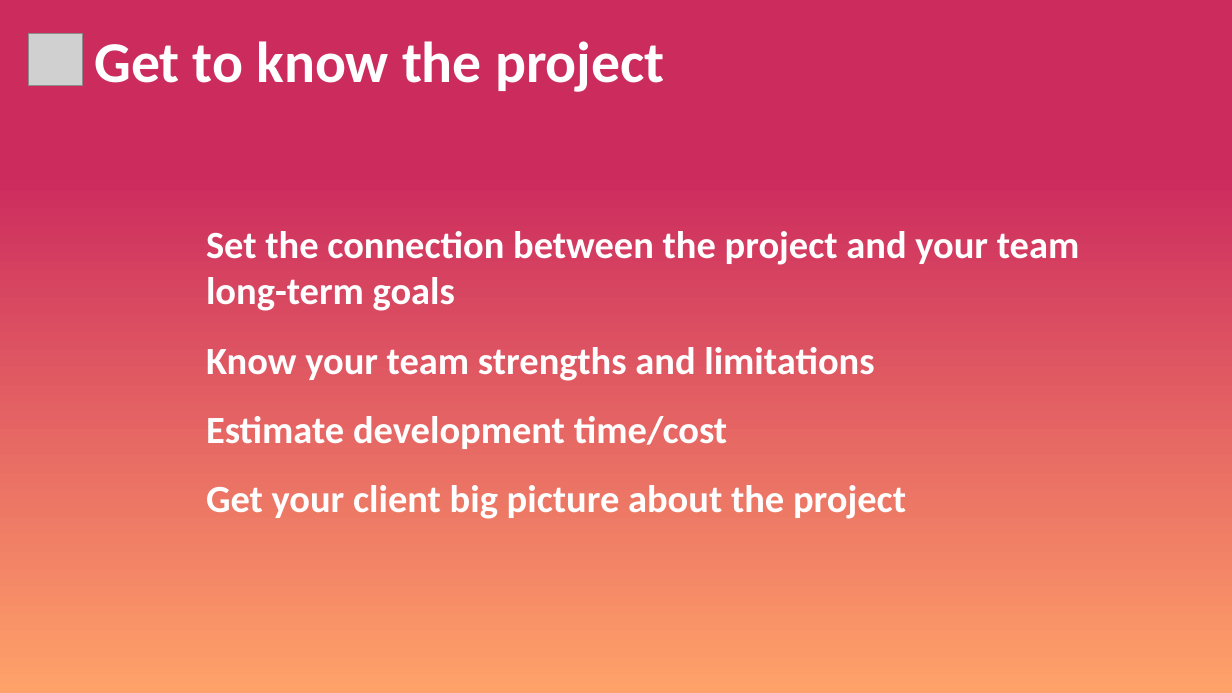
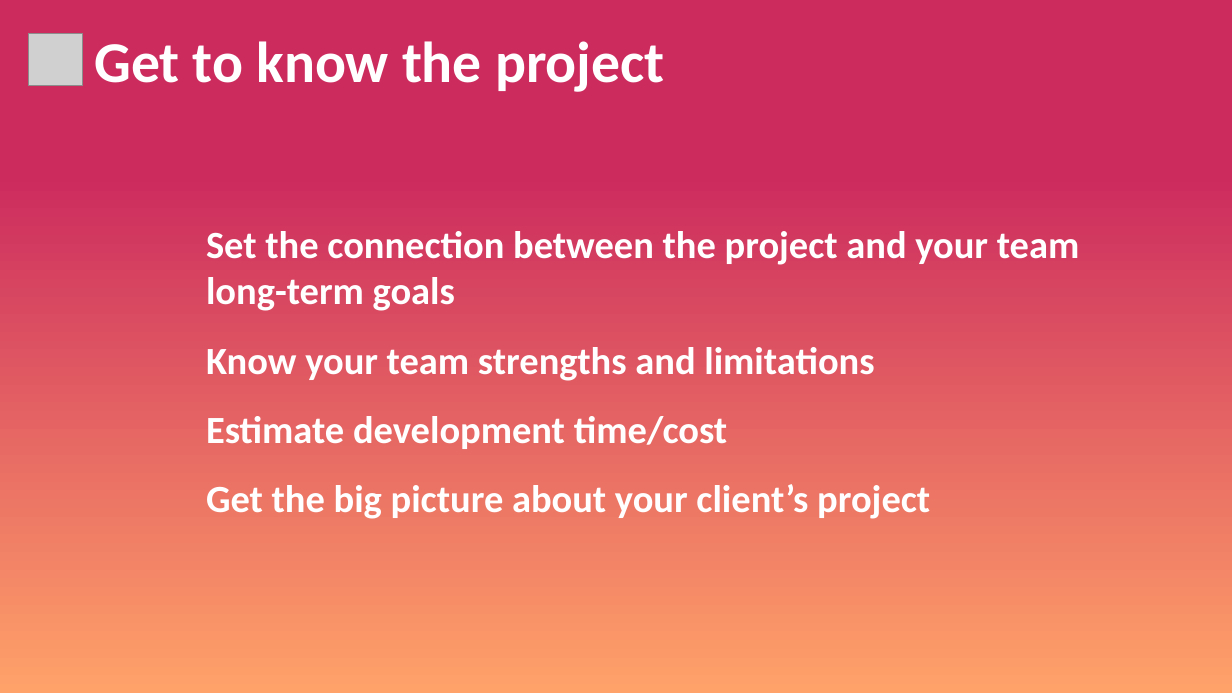
Before and after one commit to cimadev/PlaticasTalleres, a slide deck: slide 4 of 2018/18_05_18 Innovatec TEC/Startup Project Management.pptx. Drawn at 1232x693 pixels with LibreOffice and Linux fonts; fonts in the diff are those of the drawing; grey boxes stand for pictures. Boxes give left, top, right and bottom in pixels: in the first picture for what was removed or moved away, otherwise in the second. Text is boxed around its words. In the diff, an @@ line names an element or a change of style, - is before the commit and + after.

```diff
--- a/2018/18_05_18 Innovatec TEC/Startup Project Management.pptx
+++ b/2018/18_05_18 Innovatec TEC/Startup Project Management.pptx
@@ text at box(206, 484, 930, 519): text changed @@
-Get your client big picture about the project
+Get the big picture about your client’s project
```
Also in this commit, not shown: 1 slide removed, 6 other files.
